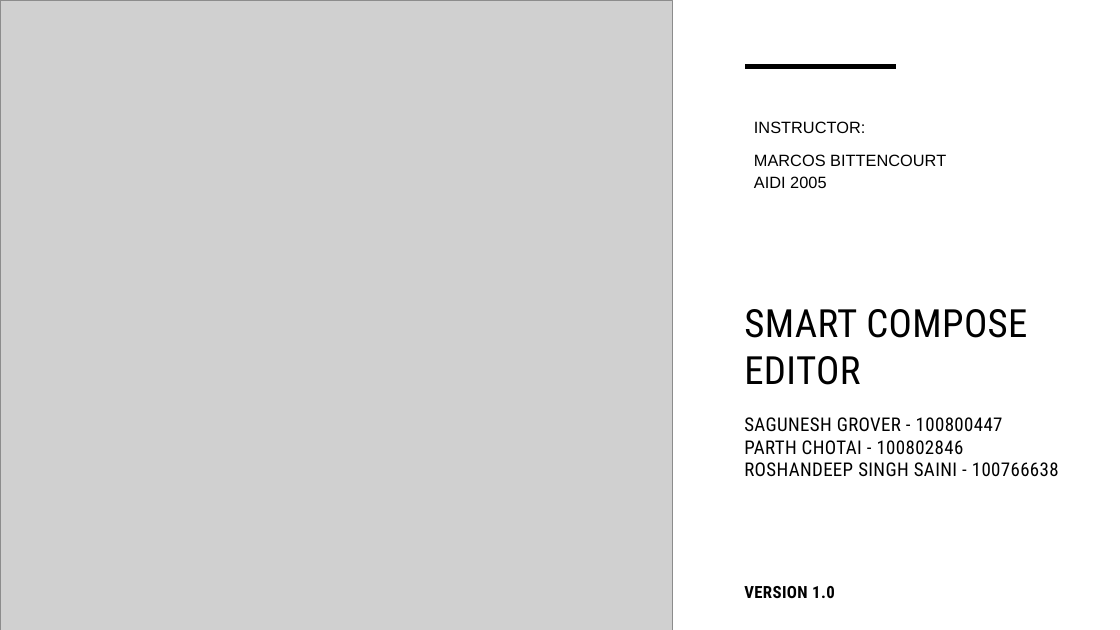
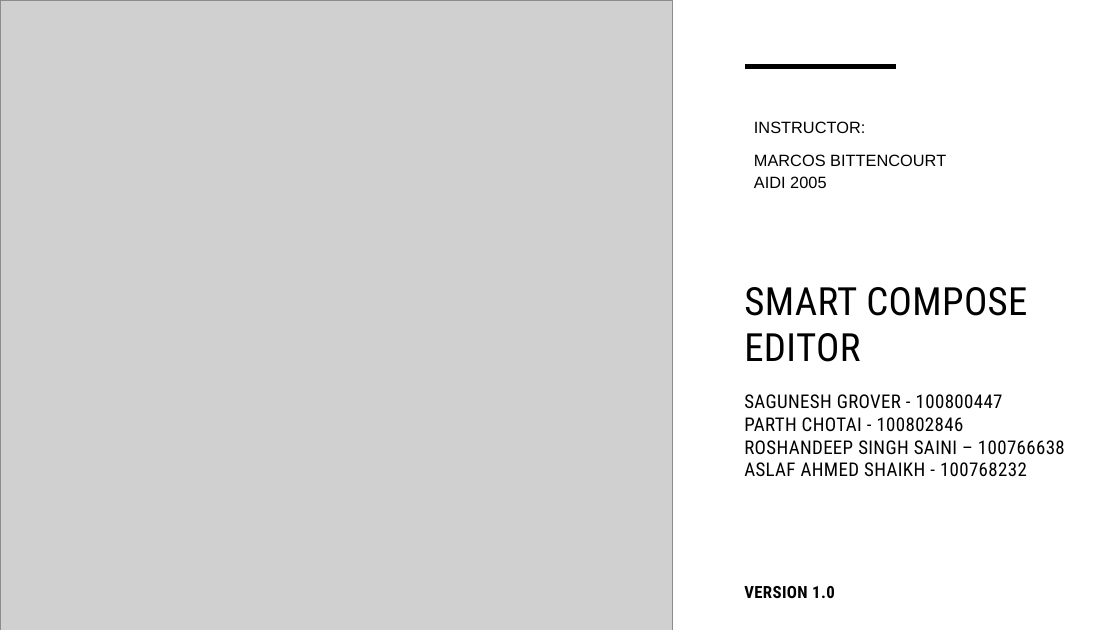
Before and after one commit to sagunesh-grover/AIDI-2005-Next-Word-Predictor, a slide deck: slide 1 of 01 - PROJECT WARMUP/Next_Word_Predictor_Team_The_Prognosticators.pptx. Drawn at 1120x630 pixels with LibreOffice and Linux fonts; fonts in the diff are those of the drawing; grey boxes stand for pictures. Boxes give left, top, right and bottom in pixels: in the first picture for what was removed or moved away, otherwise in the second. Text is boxed around its words. In the diff, an @@ line names an element or a change of style, - is before the commit and + after.

Commit message:
Updation

```diff
--- a/01 - PROJECT WARMUP/Next_Word_Predictor_Team_The_Prognosticators.pptx
+++ b/01 - PROJECT WARMUP/Next_Word_Predictor_Team_The_Prognosticators.pptx
@@ title at (744,287,1065,598): text changed @@
-SMART COMPOSE EDITOR
-SAGUNESH GROVER - 100800447
-PARTH CHOTAI - 100802846
-ROSHANDEEP SINGH SAINI - 100766638
-VERSION 1.0
+SMART COMPOSE EDITOR
+SAGUNESH GROVER - 100800447
+PARTH CHOTAI - 100802846
+ROSHANDEEP SINGH SAINI – 100766638
+ASLAF AHMED SHAIKH - 100768232
+VERSION 1.0
```
